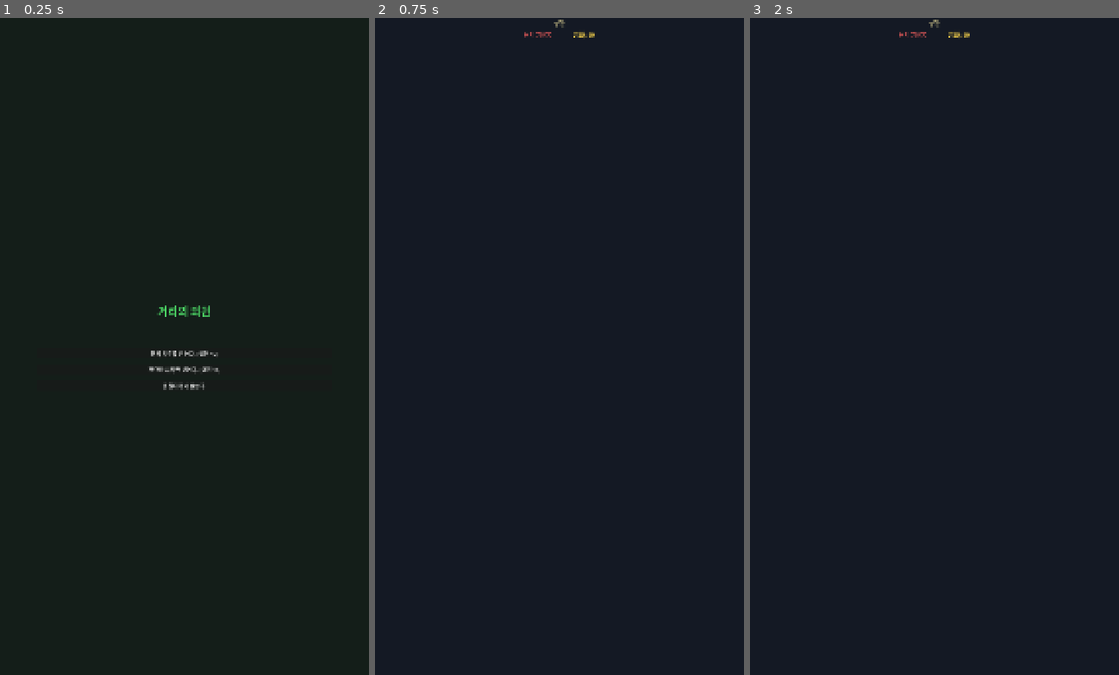
Above: before the commit, frames 1-3 (left to right).
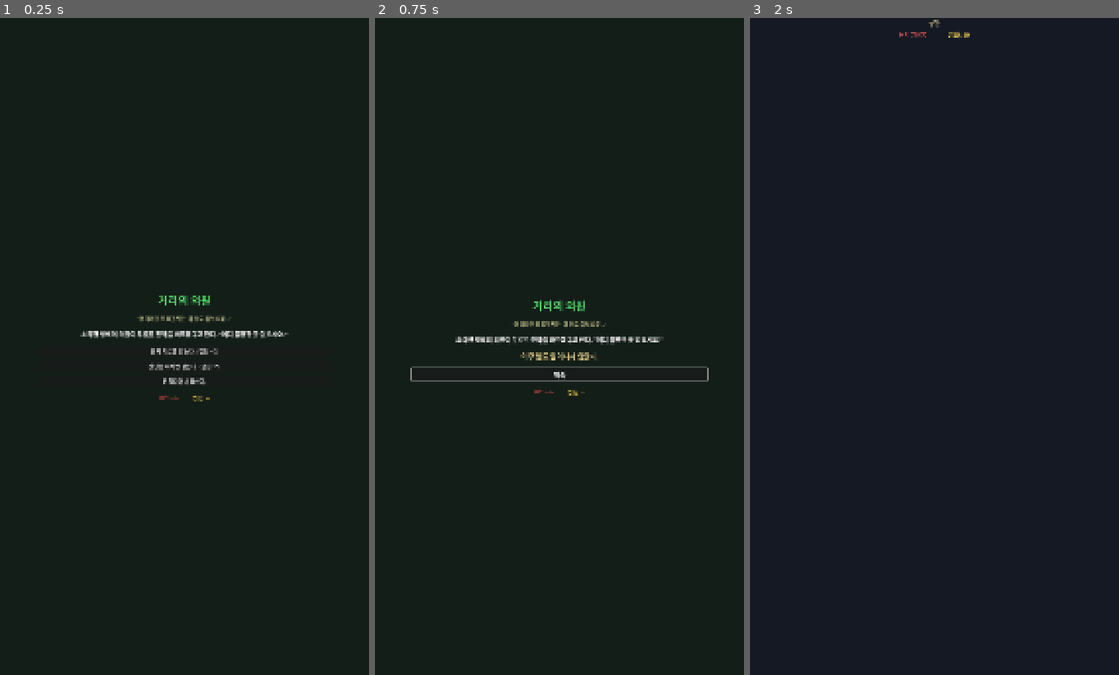
Above: after the commit, the same moments.

Repository: dongmin1213/Sijojeon
Game: Godot game, scene res://scenes/event/event.tscn
Same seed, same stepped clock (60 frames per second), same inputs: the game is played once before the commit and once after it. This scene is started directly instead of the project's main scene.
Inputs (mouse positions are in pixels of both pictures, inside the frame that each line leads up to):
- Up to frame 1 (0.25 s): no input
- Up to frame 2 (0.75 s): click "전체 치료를 받는다. (엽전 40)" at 0.5 s
- Up to frame 3 (2 s): click (934, 372) at 1.25 s, where only the run after the commit has a clickable "계속"

The runs differ from the first frame. In frame 1, 1.3% of the frame differs, in the area x 21-79%, y 42-59%; in frame 2, 1.5%, in the area x 9-91%, y 0-58%; in frame 3, nothing differs.

Commit message:
Add event screen with choice UI and effect system (ZER-50)
- 현재 막(act)에 맞는 이벤트 JSON 로드 (act1~3 지원)
- 모든 effect_type 처리: hp/gold/max_hp/random/relic/debuff/buff 등
- 선택 후 결과 텍스트 표시 UI (선택지→결과→계속 버튼 플로우)
- flavor_text 표시, 골드 부족 시 선택지 비활성화
- 보너스 효과(effect_type_bonus) 및 도박/랜덤 결과 처리
- HP/골드 상태 바 표시, HP 0 이하 시 런 종료 처리

Co-Authored-By: Paperclip <noreply@paperclip.ing>
Co-Authored-By: Claude Opus 4.6 <noreply@anthropic.com>

Diff:
--- a/scenes/event/event.gd
+++ b/scenes/event/event.gd
@@ -1,52 +1,84 @@
 extends Control
 
-## 랜덤 이벤트 씬 (임시 구현).
+## 랜덤 이벤트 씬.
+## 현재 막(act)에 맞는 이벤트를 로드하고, 선택지 UI를 표시하며,
+## 효과를 적용한 뒤 결과 텍스트를 보여준다.
 
 @onready var title_label: Label = $VBoxContainer/TitleLabel
+@onready var flavor_label: Label = $VBoxContainer/FlavorLabel
 @onready var description_label: Label = $VBoxContainer/DescriptionLabel
 @onready var choice_container: VBoxContainer = $VBoxContainer/ChoiceContainer
+@onready var result_label: Label = $VBoxContainer/ResultLabel
+@onready var continue_button: Button = $VBoxContainer/ContinueButton
+@onready var hp_label: Label = $VBoxContainer/StatusBar/HPLabel
+@onready var gold_label: Label = $VBoxContainer/StatusBar/GoldLabel
 
 var _event_data: Dictionary = {}
 
 
 func _ready() -> void:
+	continue_button.pressed.connect(_return_to_map)
+	continue_button.visible = false
+	result_label.visible = false
 	_load_random_event()
 	_build_ui()
+	_update_status_bar()
 
 
 func _load_random_event() -> void:
-	var file := FileAccess.open("res://data/events/act1_events.json", FileAccess.READ)
+	var act := 1
+	if GameManager.run_data:
+		act = GameManager.run_data.current_act
+
+	var path := "res://data/events/act%d_events.json" % act
+	var file := FileAccess.open(path, FileAccess.READ)
 	if file == null:
-		_event_data = {"title": "알 수 없는 사건", "description": "아무 일도 일어나지 않았다.", "choices": []}
+		# 해당 막 이벤트 파일이 없으면 1막 폴백
+		file = FileAccess.open("res://data/events/act1_events.json", FileAccess.READ)
+	if file == null:
+		_event_data = {"title": {"ko": "알 수 없는 사건"}, "description": {"ko": ""}, "choices": []}
 		return
+
 	var json := JSON.new()
 	var err := json.parse(file.get_as_text())
 	file.close()
 	if err != OK or not (json.data is Dictionary):
-		_event_data = {"title": "알 수 없는 사건", "description": "아무 일도 일어나지 않았다.", "choices": []}
+		_event_data = {"title": {"ko": "알 수 없는 사건"}, "description": {"ko": ""}, "choices": []}
 		return
 
 	var events: Array = json.data.get("events", [])
 	if events.is_empty():
-		_event_data = {"title": "알 수 없는 사건", "description": "아무 일도 일어나지 않았다.", "choices": []}
+		_event_data = {"title": {"ko": "알 수 없는 사건"}, "description": {"ko": ""}, "choices": []}
 		return
 
 	_event_data = events[randi() % events.size()]
 
 
+## 한국어 텍스트를 추출한다. Dictionary면 "ko" 키, String이면 그대로.
+func _get_text(data) -> String:
+	if data is Dictionary:
+		return str(data.get("ko", ""))
+	return str(data) if data != null else ""
+
+
+## 설명 텍스트 추출. title 딕셔너리의 description 키 또는 별도 description 필드.
+func _get_description() -> String:
+	var title_data = _event_data.get("title", {})
+	if title_data is Dictionary and title_data.has("description"):
+		return str(title_data["description"])
+	return _get_text(_event_data.get("description", ""))
+
+
 func _build_ui() -> void:
-	var name_data = _event_data.get("name", _event_data.get("title", "사건"))
-	if name_data is Dictionary:
-		title_label.text = name_data.get("ko", "사건")
-	else:
-		title_label.text = str(name_data)
-
-	var desc_data = _event_data.get("description", "")
-	if desc_data is Dictionary:
-		description_label.text = desc_data.get("ko", "")
-	else:
-		description_label.text = str(desc_data)
-
+	title_label.text = _get_text(_event_data.get("title", "사건"))
+	description_label.text = _get_description()
+
+	# 분위기 텍스트
+	var flavor: String = _get_text(_event_data.get("flavor_text", ""))
+	flavor_label.text = flavor
+	flavor_label.visible = flavor != ""
+
+	# 선택지 버튼 생성
 	var choices: Array = _event_data.get("choices", [])
 	if choices.is_empty():
 		var btn := Button.new()
@@ -56,36 +88,279 @@
 	else:
 		for choice in choices:
 			var btn := Button.new()
-			var choice_text = choice.get("text", choice.get("label", "선택"))
-			if choice_text is Dictionary:
-				btn.text = choice_text.get("ko", "선택")
-			else:
-				btn.text = str(choice_text)
+			btn.text = _get_text(choice.get("text", "선택"))
+			# 골드 부족 시 비활성화 (gold_loss 효과)
+			if _is_gold_insufficient(choice):
+				btn.disabled = true
+				btn.tooltip_text = "엽전이 부족합니다"
 			btn.pressed.connect(_on_choice_selected.bind(choice))
 			choice_container.add_child(btn)
 
 
+## 선택지의 골드 비용을 확인하여 부족하면 true 반환.
+func _is_gold_insufficient(choice: Dictionary) -> bool:
+	if not GameManager.run_data:
+		return false
+	var effect_type: String = str(choice.get("effect_type", ""))
+	if effect_type == "gold_loss":
+		var cost: int = int(choice.get("effect_value", 0))
+		if GameManager.run_data.gold < cost:
+			return true
+	return false
+
+
 func _on_choice_selected(choice: Dictionary) -> void:
-	var effects: Dictionary = choice.get("effects", {})
-	if GameManager.run_data:
-		var hp_change: int = effects.get("hp", 0)
-		var gold_change: int = effects.get("gold", 0)
-		GameManager.run_data.current_hp = clampi(
-			GameManager.run_data.current_hp + hp_change, 0, GameManager.run_data.max_hp
-		)
-		GameManager.run_data.gold += gold_change
-
-		# 유물 획득 처리
-		var effect_type: String = effects.get("effect_type", "")
-		if effect_type == "relic_gain":
-			var count: int = effects.get("count", 1)
+	if not GameManager.run_data:
+		_show_result("아무 일도 일어나지 않았다.")
+		return
+
+	var result_text: String = ""
+	var effect_type: String = str(choice.get("effect_type", "none"))
+
+	# 메인 효과 적용
+	result_text = _apply_effect(choice, effect_type)
+
+	# 보너스 효과 적용
+	var bonus_type: String = str(choice.get("effect_type_bonus", ""))
+	if bonus_type != "":
+		var bonus_text := _apply_bonus_effect(choice, bonus_type)
+		if bonus_text != "":
+			result_text += "\n" + bonus_text
+
+	# 결과 텍스트가 비어있으면 JSON의 result_text 사용
+	if result_text == "":
+		result_text = str(choice.get("result_text", "아무 일도 일어나지 않았다."))
+
+	_show_result(result_text)
+	_update_status_bar()
+
+
+## 메인 효과를 적용하고 결과 텍스트를 반환한다.
+func _apply_effect(choice: Dictionary, effect_type: String) -> String:
+	var value: int = int(choice.get("effect_value", 0))
+	var rd := GameManager.run_data
+
+	match effect_type:
+		"hp_gain":
+			rd.current_hp = mini(rd.current_hp + value, rd.max_hp)
+			return str(choice.get("result_text", "HP %d 회복." % value))
+
+		"hp_loss":
+			rd.current_hp = maxi(rd.current_hp - value, 0)
+			var text: String = str(choice.get("result_text", "HP %d 손실." % value))
+			if rd.current_hp <= 0:
+				# 사망 처리는 맵 복귀 시 GameManager에서 체크
+				text += "\n...의식이 아득해진다."
+			return text
+
+		"hp_full_heal":
+			rd.current_hp = rd.max_hp
+			return str(choice.get("result_text", "HP 완전 회복!"))
+
+		"max_hp_gain":
+			rd.max_hp += value
+			rd.current_hp += value
+			return str(choice.get("result_text", "최대 HP +%d." % value))
+
+		"max_hp_loss":
+			rd.max_hp = maxi(rd.max_hp - value, 1)
+			rd.current_hp = mini(rd.current_hp, rd.max_hp)
+			return str(choice.get("result_text", "최대 HP -%d." % value))
+
+		"gold_gain":
+			rd.gold += value
+			return str(choice.get("result_text", "엽전 %d 획득." % value))
+
+		"gold_loss":
+			rd.gold = maxi(rd.gold - value, 0)
+			return str(choice.get("result_text", "엽전 %d 소비." % value))
+
+		"gold_random":
+			return _apply_gold_random(choice)
+
+		"relic_gain":
+			var count: int = int(choice.get("effect_value", 1))
 			for i in count:
 				var relic_id := RelicManager.roll_relic_reward("event")
 				if relic_id != "":
 					RelicManager.acquire_relic(relic_id)
-	_return_to_map()
+			return str(choice.get("result_text", "유물 획득!"))
+
+		"card_gain":
+			# TODO: 카드 선택 UI 추가 시 확장
+			return str(choice.get("result_text", "카드 획득."))
+
+		"debuff":
+			# 다음 전투 시작 시 디버프 적용 — run_data에 저장
+			var debuff_type: String = str(choice.get("debuff_type", "약화"))
+			if not rd.has_meta("next_combat_debuffs"):
+				rd.set_meta("next_combat_debuffs", [])
+			var debuffs: Array = rd.get_meta("next_combat_debuffs")
+			debuffs.append({"type": debuff_type, "stacks": value})
+			rd.set_meta("next_combat_debuffs", debuffs)
+			return str(choice.get("result_text", "다음 전투 시작 시 %s %d 적용." % [debuff_type, value]))
+
+		"buff_next_combat":
+			var bonus_val = choice.get("effect_value_bonus", {})
+			if bonus_val is Dictionary:
+				if not rd.has_meta("next_combat_buffs"):
+					rd.set_meta("next_combat_buffs", [])
+				var buffs: Array = rd.get_meta("next_combat_buffs")
+				buffs.append(bonus_val)
+				rd.set_meta("next_combat_buffs", buffs)
+			return str(choice.get("result_text", "다음 전투에 버프가 적용된다."))
+
+		"random":
+			return _apply_random_outcome(choice)
+
+		"none", "":
+			return str(choice.get("result_text", "아무 일도 일어나지 않았다."))
+
+	return str(choice.get("result_text", ""))
+
+
+## 도박형 골드 랜덤 효과를 적용한다.
+func _apply_gold_random(choice: Dictionary) -> String:
+	var win_chance: float = float(choice.get("win_chance", 0.5))
+	var rd := GameManager.run_data
+
+	if randf() < win_chance:
+		# 승리
+		var win_value: int = int(choice.get("effect_value_win", 0))
+		rd.gold += win_value
+		return str(choice.get("result_text_win", "엽전 %d 획득!" % win_value))
+	else:
+		# 패배
+		var lose_value: int = abs(int(choice.get("effect_value_lose", 0)))
+		rd.gold = maxi(rd.gold - lose_value, 0)
+		return str(choice.get("result_text_lose", "엽전 %d 소실." % lose_value))
+
+
+## 가중치 기반 랜덤 결과를 적용한다.
+func _apply_random_outcome(choice: Dictionary) -> String:
+	var outcomes: Array = choice.get("outcomes", [])
+	if outcomes.is_empty():
+		return str(choice.get("result_text", "아무 일도 일어나지 않았다."))
+
+	# 가중치 합산
+	var total_weight := 0
+	for outcome in outcomes:
+		total_weight += int(outcome.get("weight", 1))
+
+	# 랜덤 선택
+	var roll := randi() % total_weight
+	var cumulative := 0
+	var selected: Dictionary = outcomes[0]
+	for outcome in outcomes:
+		cumulative += int(outcome.get("weight", 1))
+		if roll < cumulative:
+			selected = outcome
+			break
+
+	# 선택된 결과의 효과 적용
+	var sub_type: String = str(selected.get("effect_type", "none"))
+	var sub_value: int = int(selected.get("effect_value", 0))
+	var rd := GameManager.run_data
+
+	match sub_type:
+		"gold_gain":
+			rd.gold += sub_value
+		"gold_loss":
+			rd.gold = maxi(rd.gold - sub_value, 0)
+		"hp_gain":
+			rd.current_hp = mini(rd.current_hp + sub_value, rd.max_hp)
+		"hp_loss":
+			rd.current_hp = maxi(rd.current_hp - sub_value, 0)
+		"card_gain":
+			pass  # TODO: 카드 선택 UI
+		"relic_gain":
+			var relic_id := RelicManager.roll_relic_reward("event")
+			if relic_id != "":
+				RelicManager.acquire_relic(relic_id)
+
+	return str(selected.get("text", "결과가 나왔다."))
+
+
+## 보너스 효과를 적용하고 결과 텍스트를 반환한다.
+func _apply_bonus_effect(choice: Dictionary, bonus_type: String) -> String:
+	var bonus_value = choice.get("effect_value_bonus", 0)
+	var rd := GameManager.run_data
+
+	match bonus_type:
+		"hp_gain":
+			var val: int = int(bonus_value)
+			rd.current_hp = mini(rd.current_hp + val, rd.max_hp)
+			return ""  # result_text_full에 포함됨
+
+		"hp_full_heal":
+			rd.current_hp = rd.max_hp
+			return ""
+
+		"max_hp_gain":
+			var val: int = int(bonus_value)
+			rd.max_hp += val
+			rd.current_hp += val
+			return ""
+
+		"max_hp_loss":
+			var val: int = int(bonus_value)
+			rd.max_hp = maxi(rd.max_hp - val, 1)
+			rd.current_hp = mini(rd.current_hp, rd.max_hp)
+			return ""
+
+		"gold_gain":
+			var val: int = int(bonus_value)
+			rd.gold += val
+			return ""
+
+		"relic_gain":
+			var count: int = int(bonus_value) if bonus_value is int or bonus_value is float else 1
+			for i in count:
+				var relic_id := RelicManager.roll_relic_reward("event")
+				if relic_id != "":
+					RelicManager.acquire_relic(relic_id)
+			return ""
+
+		"buff_next_combat":
+			if bonus_value is Dictionary:
+				if not rd.has_meta("next_combat_buffs"):
+					rd.set_meta("next_combat_buffs", [])
+				var buffs: Array = rd.get_meta("next_combat_buffs")
+				buffs.append(bonus_value)
+				rd.set_meta("next_combat_buffs", buffs)
+			return ""
+
+	return ""
+
+
+## 결과 텍스트를 표시하고 선택지를 숨긴다.
+func _show_result(text: String) -> void:
+	# 선택지 숨기기
+	for child in choice_container.get_children():
+		child.queue_free()
+	choice_container.visible = false
+
+	# 결과 표시
+	result_label.text = text
+	result_label.visible = true
+	continue_button.visible = true
+	continue_button.grab_focus()
+
+
+## 상태 바를 업데이트한다.
+func _update_status_bar() -> void:
+	if GameManager.run_data:
+		hp_label.text = "HP: %d/%d" % [GameManager.run_data.current_hp, GameManager.run_data.max_hp]
+		gold_label.text = "엽전: %d" % GameManager.run_data.gold
+	else:
+		hp_label.text = "HP: --/--"
+		gold_label.text = "엽전: --"
 
 
 func _return_to_map() -> void:
 	GameManager.save_current_run()
-	GameManager.change_state(GameManager.GameState.MAP)
+	# HP가 0 이하면 런 종료
+	if GameManager.run_data and GameManager.run_data.current_hp <= 0:
+		GameManager.end_run(false)
+	else:
+		GameManager.change_state(GameManager.GameState.MAP)
--- a/scenes/event/event.tscn
+++ b/scenes/event/event.tscn
@@ -24,12 +24,12 @@
 layout_mode = 1
 anchors_preset = -1
 anchor_left = 0.1
-anchor_top = 0.1
+anchor_top = 0.05
 anchor_right = 0.9
-anchor_bottom = 0.9
+anchor_bottom = 0.95
 grow_horizontal = 2
 grow_vertical = 2
-theme_override_constants/separation = 30
+theme_override_constants/separation = 20
 alignment = 1
 
 [node name="TitleLabel" type="Label" parent="VBoxContainer"]
@@ -38,6 +38,14 @@
 horizontal_alignment = 1
 theme_override_font_sizes/font_size = 32
 theme_override_colors/font_color = Color(0.3, 0.85, 0.4, 1)
+
+[node name="FlavorLabel" type="Label" parent="VBoxContainer"]
+layout_mode = 2
+text = ""
+horizontal_alignment = 1
+autowrap_mode = 3
+theme_override_font_sizes/font_size = 16
+theme_override_colors/font_color = Color(0.7, 0.7, 0.5, 1)
 
 [node name="DescriptionLabel" type="Label" parent="VBoxContainer"]
 layout_mode = 2
@@ -48,4 +56,36 @@
 
 [node name="ChoiceContainer" type="VBoxContainer" parent="VBoxContainer"]
 layout_mode = 2
-theme_override_constants/separation = 15
+theme_override_constants/separation = 12
+
+[node name="ResultLabel" type="Label" parent="VBoxContainer"]
+visible = false
+layout_mode = 2
+text = ""
+horizontal_alignment = 1
+autowrap_mode = 3
+theme_override_font_sizes/font_size = 20
+theme_override_colors/font_color = Color(1.0, 0.9, 0.6, 1)
+
+[node name="ContinueButton" type="Button" parent="VBoxContainer"]
+visible = false
+layout_mode = 2
+text = "계속"
+theme_override_font_sizes/font_size = 20
+
+[node name="StatusBar" type="HBoxContainer" parent="VBoxContainer"]
+layout_mode = 2
+alignment = 1
+theme_override_constants/separation = 40
+
+[node name="HPLabel" type="Label" parent="VBoxContainer/StatusBar"]
+layout_mode = 2
+text = "HP: --/--"
+theme_override_font_sizes/font_size = 16
+theme_override_colors/font_color = Color(0.9, 0.3, 0.3, 1)
+
+[node name="GoldLabel" type="Label" parent="VBoxContainer/StatusBar"]
+layout_mode = 2
+text = "엽전: --"
+theme_override_font_sizes/font_size = 16
+theme_override_colors/font_color = Color(1.0, 0.85, 0.3, 1)
